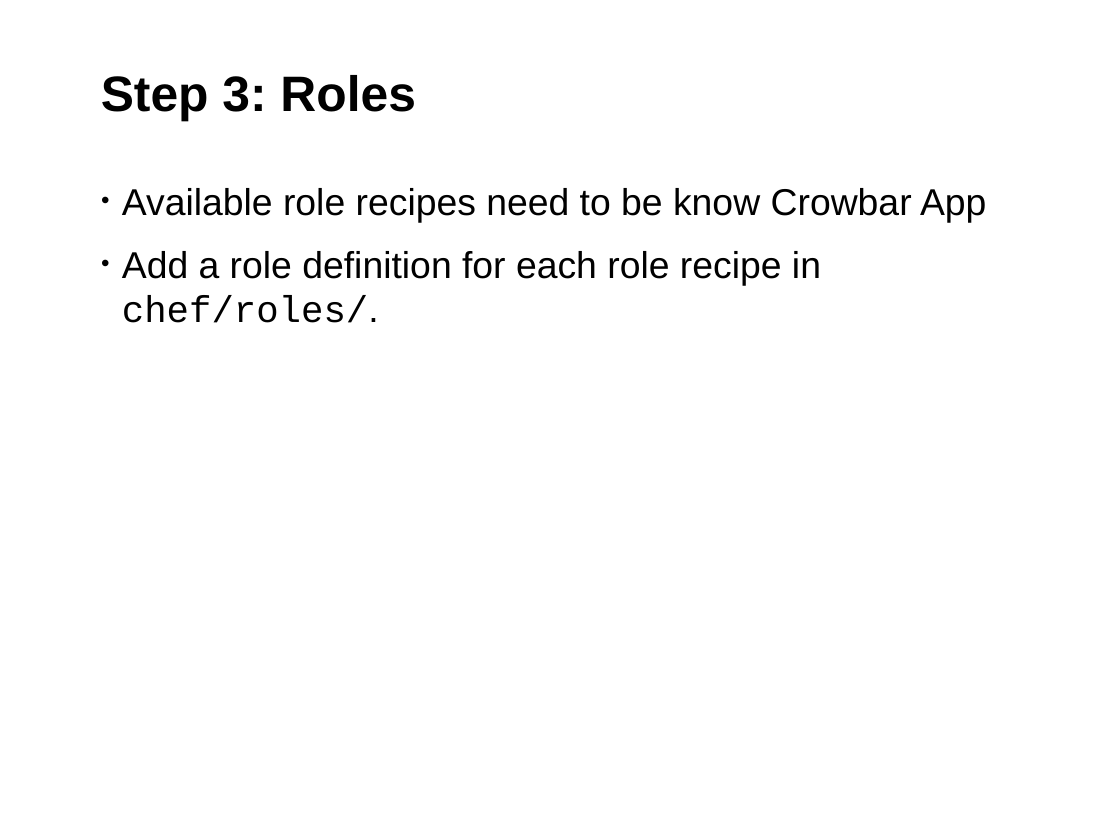
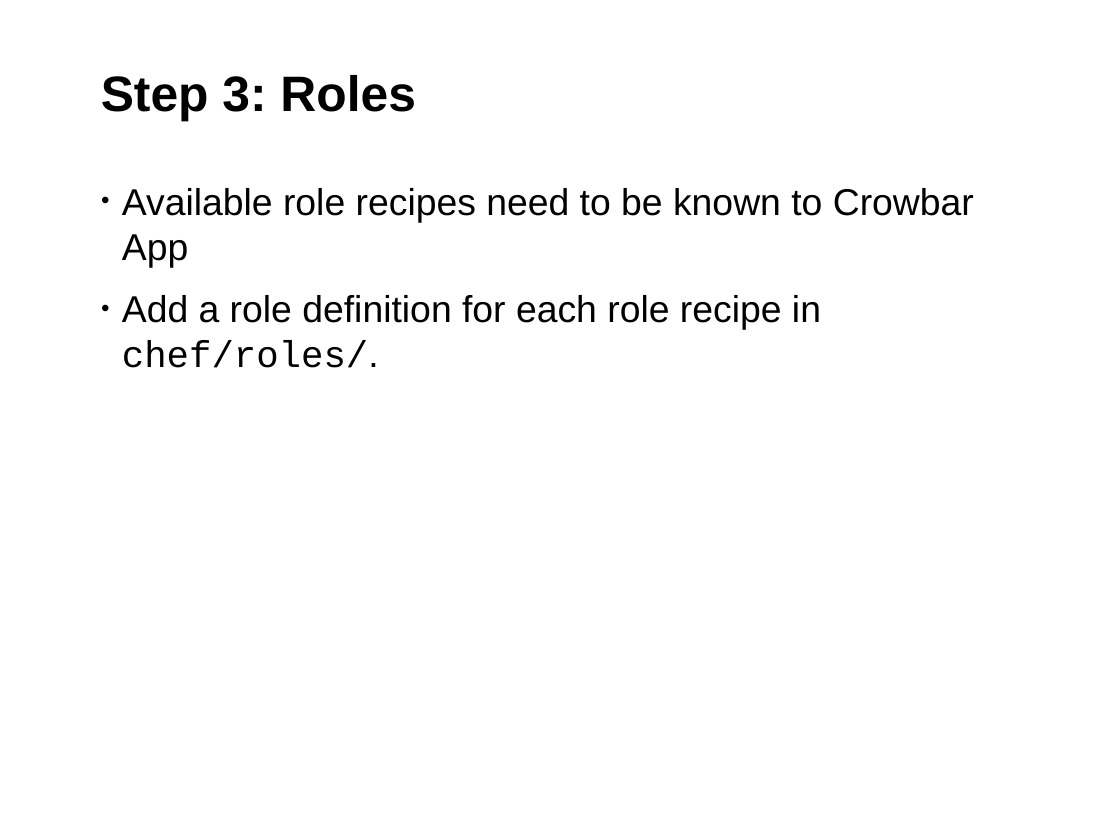
Before and after one commit to jgrassler/talks, a slide deck: slide 22 of crowbar-101/presentation.odp (slide 23 before the commit). Drawn at 1120x840 pixels with LibreOffice and Linux fonts; fonts in the diff are those of the drawing; background and template pictures are left out. Boxes give left, top, right and bottom in pixels: in the first picture for what was removed or moved away, otherwise in the second. Text is boxed around its words. In the diff, an @@ line names an element or a change of style, - is before the commit and + after.

```diff
--- a/crowbar-101/presentation.odp
+++ b/crowbar-101/presentation.odp
@@ text at <box>122,188,974,267</box>: text changed @@
-• Available role recipes need to be know Crowbar App
+• Available role recipes need to be known to Crowbar App
```
Also in this commit, not shown: 4 other slides changed, 1 slide removed, 3 other files.
